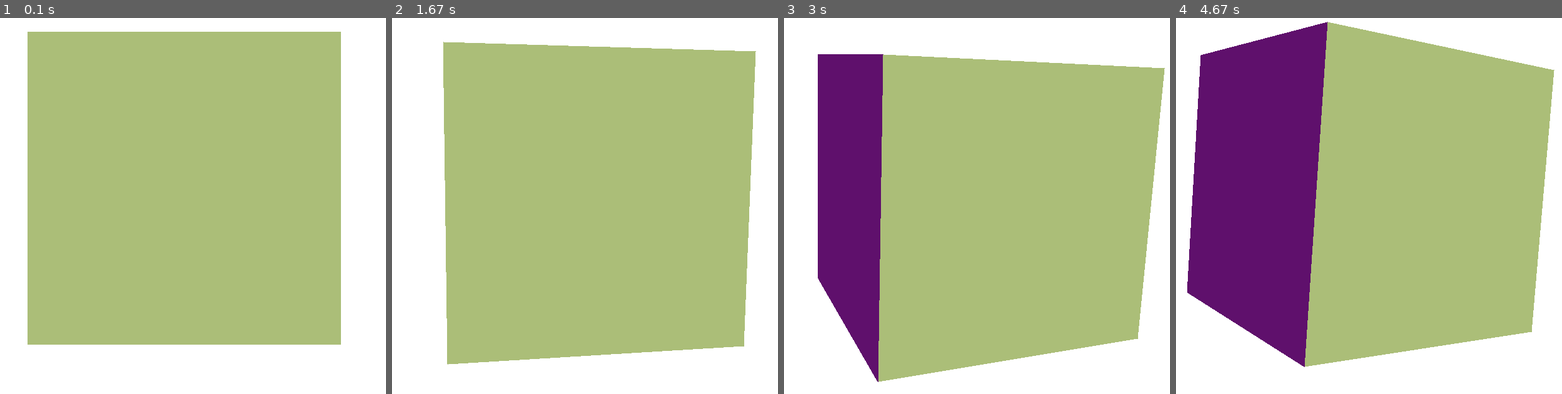
Above: before the commit, frames 1-4 (left to right).
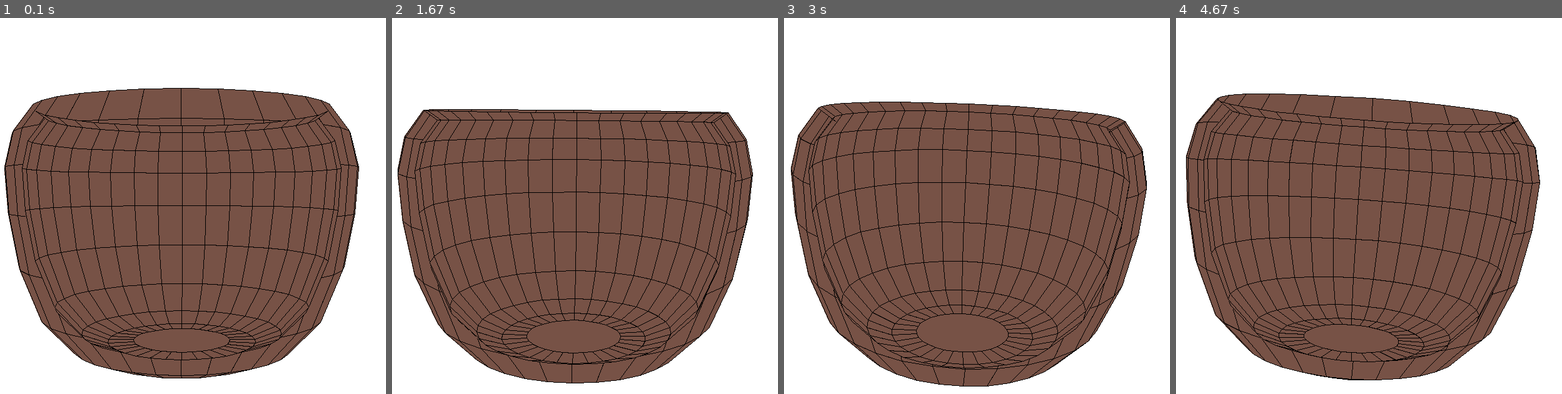
Above: after the commit, the same moments.

Repository: DannyVC123/3D-Engine-Python
Game: pygame game, started from src/render_pygame.py
Two runs of this game, one before a commit and one after it. Both use one fixed random seed, a clock stepped at 60 frames per second and the inputs below.
Inputs (mouse positions are in pixels of both pictures, inside the frame that each line leads up to):
- Up to frame 1 (0.1 s): no input
- Up to frame 2 (1.67 s): press the mouse at (457, 190) at 0.37 s; move the mouse to (538, 243) at 0.47 s; release the mouse at (623, 300) at 0.6 s; press the mouse at (457, 190) at 0.7 s; move the mouse to (546, 209) at 0.8 s; release the mouse at (635, 232) at 0.93 s; press the mouse at (457, 190) at 1.17 s; move the mouse to (503, 254) at 1.27 s; release the mouse at (554, 318) at 1.4 s; move the mouse to (457, 190) at 1.63 s
- Up to frame 3 (3 s): press the mouse at (849, 190) at 1.67 s; move the mouse to (973, 228) at 1.77 s; release the mouse at (1096, 266) at 1.9 s; press the mouse at (849, 190) at 2.27 s; move the mouse to (996, 254) at 2.37 s; release the mouse at (1142, 318) at 2.5 s; press the mouse at (849, 190) at 2.93 s
- Up to frame 4 (4.67 s): move the mouse to (1353, 145) at 3.03 s; release the mouse at (1465, 100) at 3.17 s; press the mouse at (1241, 190) at 3.63 s; move the mouse to (1357, 127) at 3.73 s; release the mouse at (1473, 66) at 3.87 s; move the mouse to (1241, 190) at 4.3 s; press the mouse at (1241, 190) at 4.33 s; move the mouse to (1245, 145) at 4.43 s; release the mouse at (1249, 100) at 4.57 s

The runs differ from the first frame. In frame 1, 75% of the frame differs, in the area x 1-94%, y 3-96%; in frame 2, 73%; in frame 3, 72%; in frame 4, 76%, in the area x 2-99%, y 0-97%.

Commit message:
larger bowl

Diff:
--- a/src/model.py
+++ b/src/model.py
@@ -169,6 +169,7 @@
                 flat_coordinates.append(coordinate[1])
 
             pg.draw.polygon(window, self.colors[i], coordinates)
+            pg.draw.polygon(window, 'black', coordinates, width = 1)
             # Triangle.draw(window, coordinates, self.shaded_colors[i])
 
         '''
--- a/src/render_pygame.py
+++ b/src/render_pygame.py
@@ -66,12 +66,16 @@
         pg.display.flip()
 
 if __name__ == "__main__":
-    obj_filename = os.path.join(Render.current_dir, '../res/models/deer.obj')
+    obj_filename = os.path.join(Render.current_dir, '../res/models/small_bowl.obj')
+    bowl = Obj_Parser.parse_obj(obj_filename, scale_factor = 500, color = [119, 82, 70])
+
     # dog = Obj_Parser.parse_obj('./models/ORIGAM_CHIEN_Free.obj', scale_factor = 5, color = [205, 175, 135])
     # wolf = Obj_Parser.parse_obj('./models/wolf_lp.obj', scale_factor=2, color=[164, 159, 150], has_vn=False)
+
+    # obj_filename = os.path.join(Render.current_dir, '../res/models/deer.obj')
     # deer = Obj_Parser.parse_obj(obj_filename, scale_factor = 0.5, color = [205, 175, 135], has_vn = False)
 
     # pikachu = Obj_Parser.parse_obj('./models/pokemon/pikachu.obj', scale_factor = 8, color = [242, 210, 71], outward_vn = False)
     # squirtle = Obj_Parser.parse_obj('../res/models/pokemon/squirtle.obj', scale_factor = 8, color = [131, 206, 232])
 
-    render = Render(Model_Lib.cube())
+    render = Render(bowl)
Binary file changed: res/images/screenshots/22_bowl.jpg
Not shown, added: res/models/small_bowl.obj
